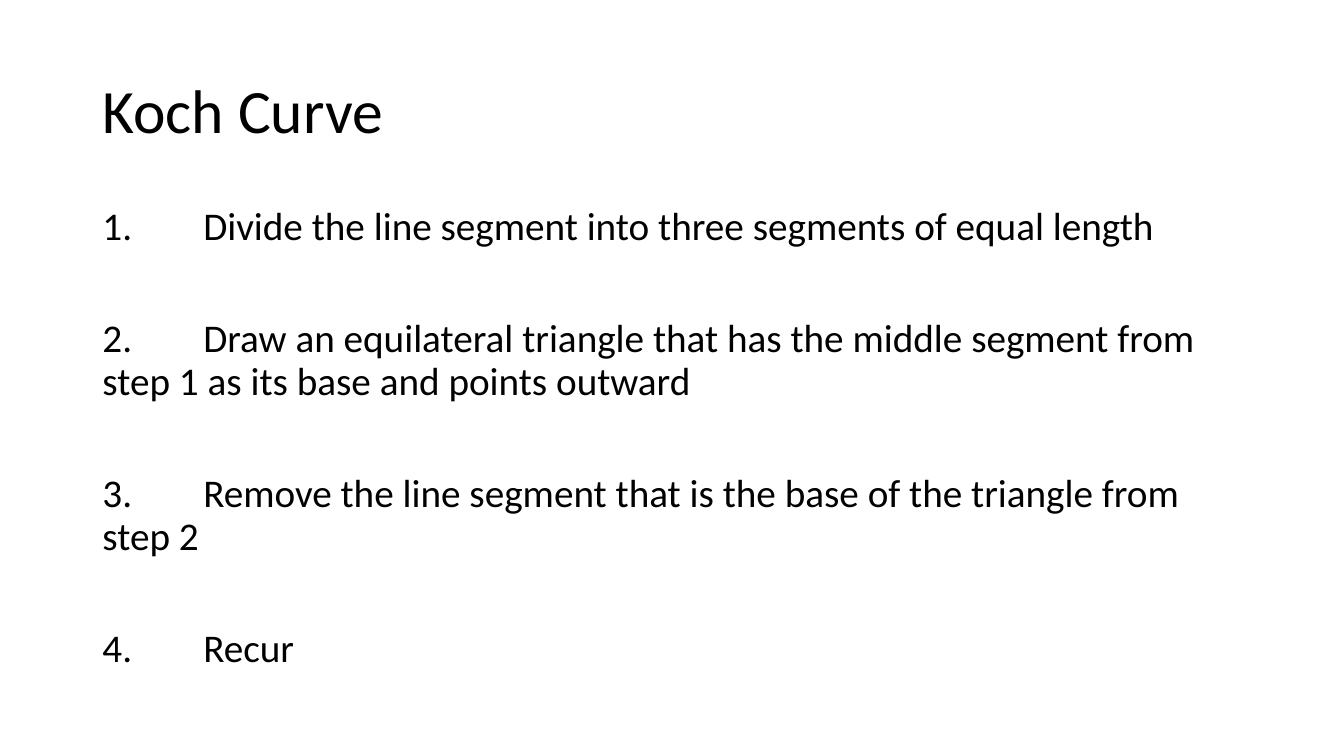
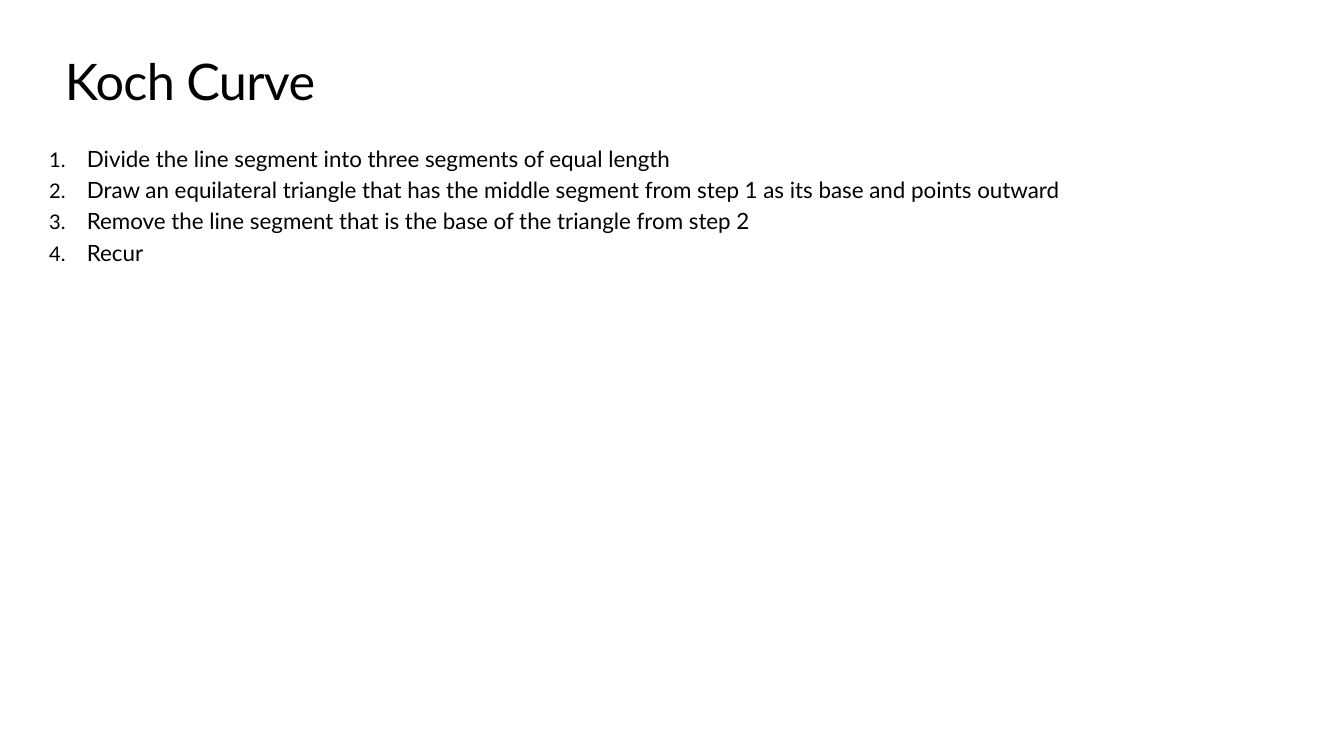
Before and after one commit to TEALSK12/apcsa-public, a slide deck: slide 41 of curriculum/Unit8/Unit8.pptx. Drawn at 1344x756 pixels with LibreOffice and Linux fonts; fonts in the diff are those of the drawing; background and template pictures are left out. Boxes give left, top, right and bottom in pixels: in the first picture for what was removed or moved away, otherwise in the second. Text is boxed around its words. In the diff, an @@ line names an element or a change of style, - is before the commit and + after.

```diff
--- a/curriculum/Unit8/Unit8.pptx
+++ b/curriculum/Unit8/Unit8.pptx
@@ title "Koch Curve": place and size @@
-title "Koch Curve" at [102, 90, 383, 134]
+title "Koch Curve" at [65, 63, 315, 101]
@@ title "Koch Curve" at [65, 63, 315, 101]: size 44 to 36 pt, font Calibri to Lato, letter spacing 0 to -0.5 pt; line spacing 0.9 to 1; vertical alignment middle to top @@
@@ text at [87, 150, 1059, 261]: text changed; size 28 to 16 pt; font Calibri to Lato @@
-1. Divide the line segment into three segments of equal length
-2. Draw an equilateral triangle that has the middle segment from step 1 as its base and points outward
-3. Remove the line segment that is the base of the triangle from step 2
-4. Recur
+1. Divide the line segment into three segments of equal length
+2. Draw an equilateral triangle that has the middle segment from step 1 as its base and points outward
+3. Remove the line segment that is the base of the triangle from step 2
+4. Recur
```
Also in this commit, not shown: 40 other slides changed, 13 slides added, 13 slides removed, 4 other files.
